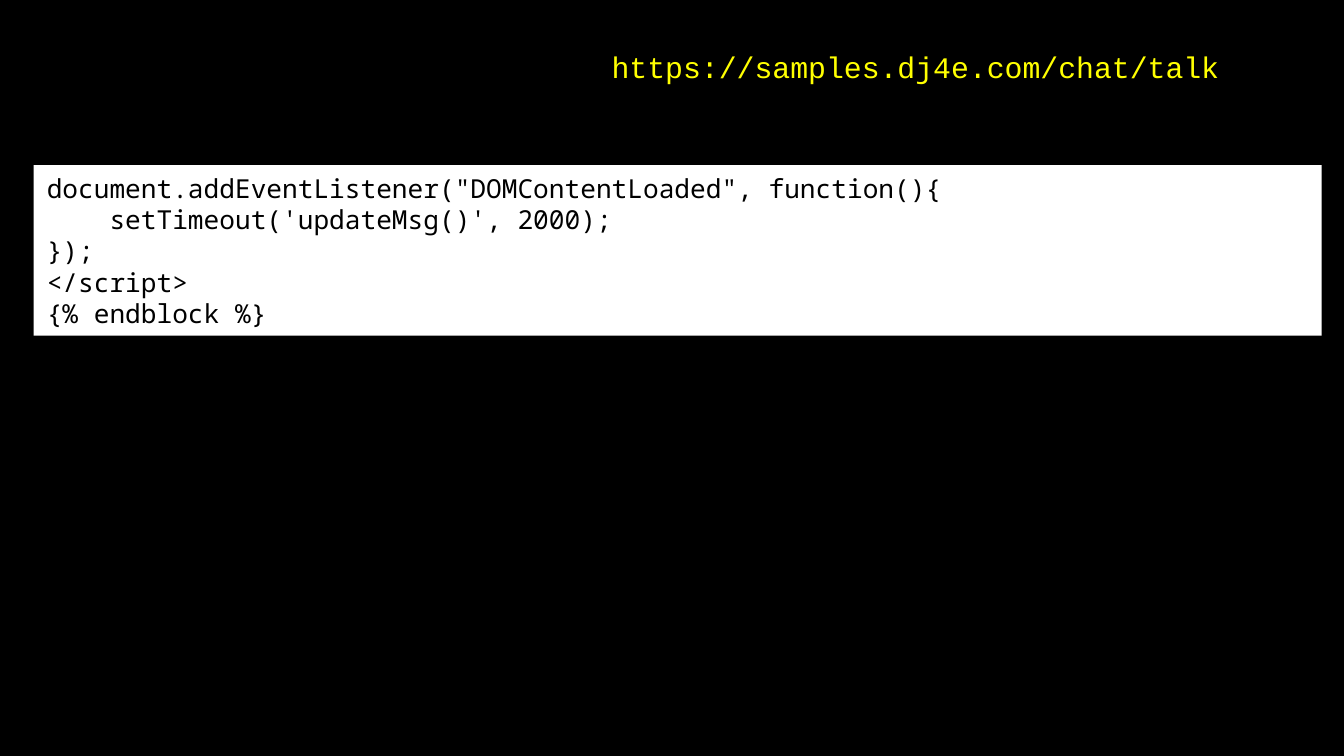
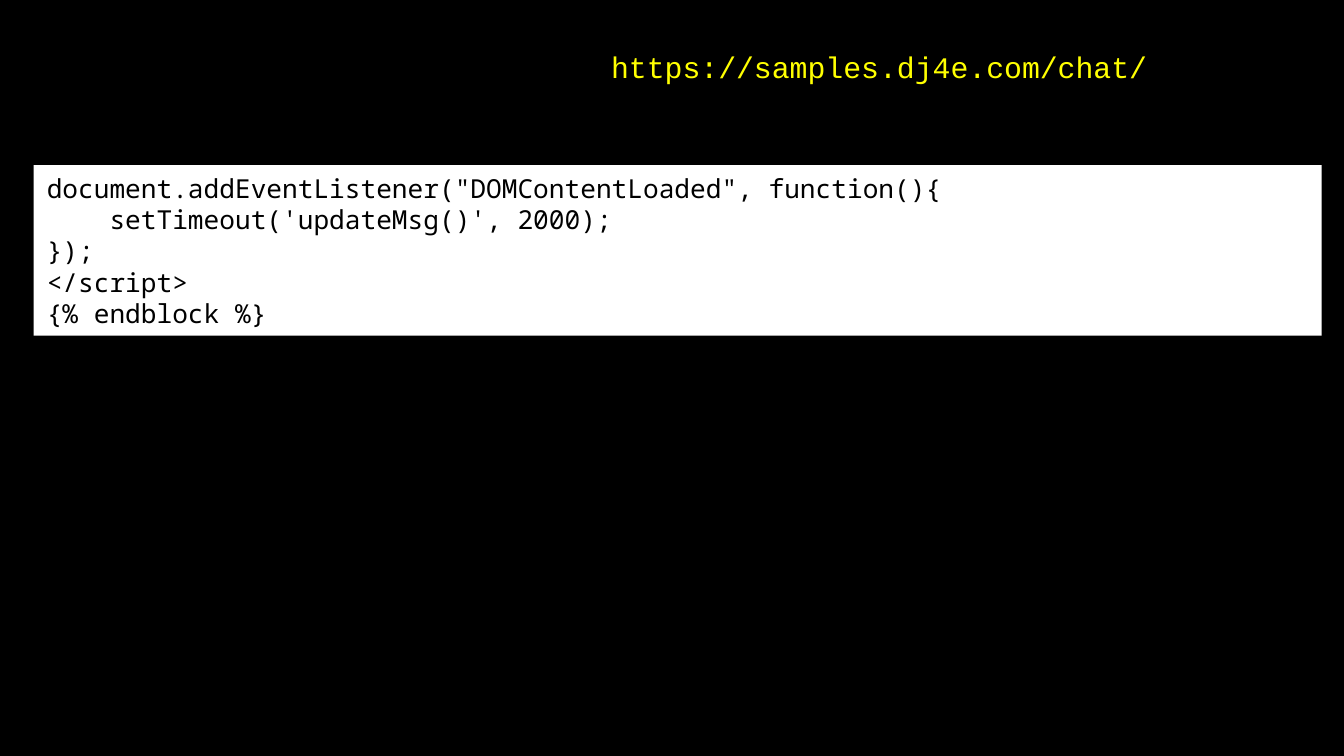
Before and after one commit to csev/dj4e, a slide deck: slide 21 of lectures/JS-04-AJAX-JSON.ppt (slide 22 before the commit). Drawn at 1344x756 pixels with LibreOffice and Linux fonts; fonts in the diff are those of the drawing. Boxes give left, top, right and bottom in pixels: in the first picture for what was removed or moved away, otherwise in the second. Text is boxed around its words. In the diff, an @@ line names an element or a change of style, - is before the commit and + after.

```diff
--- a/lectures/JS-04-AJAX-JSON.ppt
+++ b/lectures/JS-04-AJAX-JSON.ppt
@@ text at [611,57,1147,85]: text changed @@
-https://samples.dj4e.com/chat/talk
+https://samples.dj4e.com/chat/
```
Also in this commit, not shown: 10 other slides changed, 1 slide removed, 3 other files.
